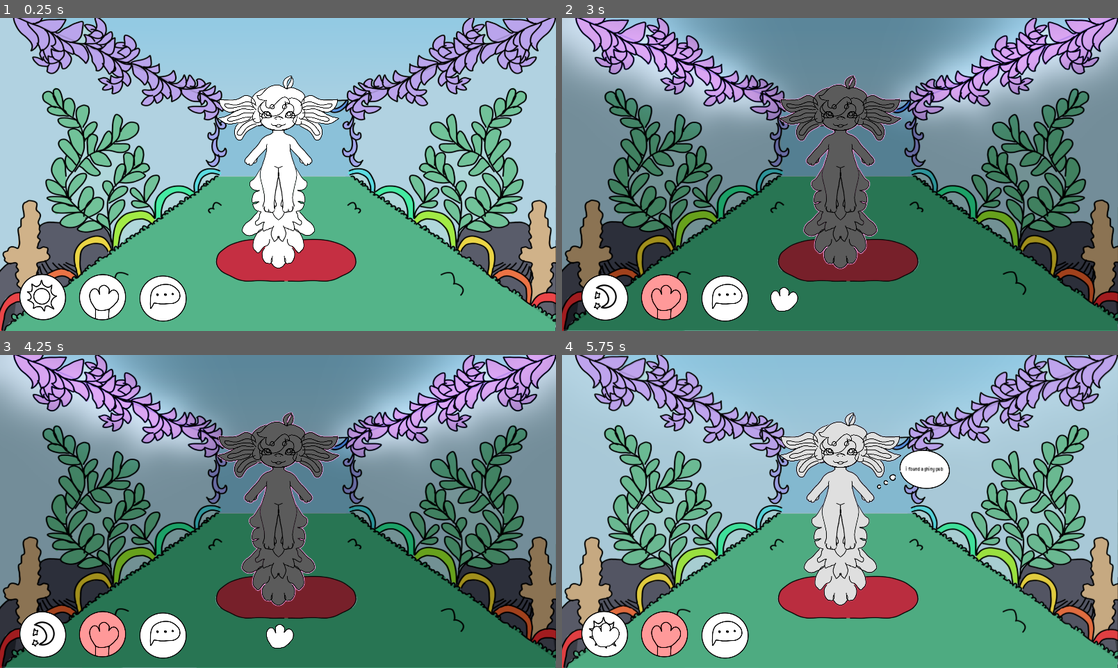
Above: before the commit, frames 1-4 (two rows, left to right).
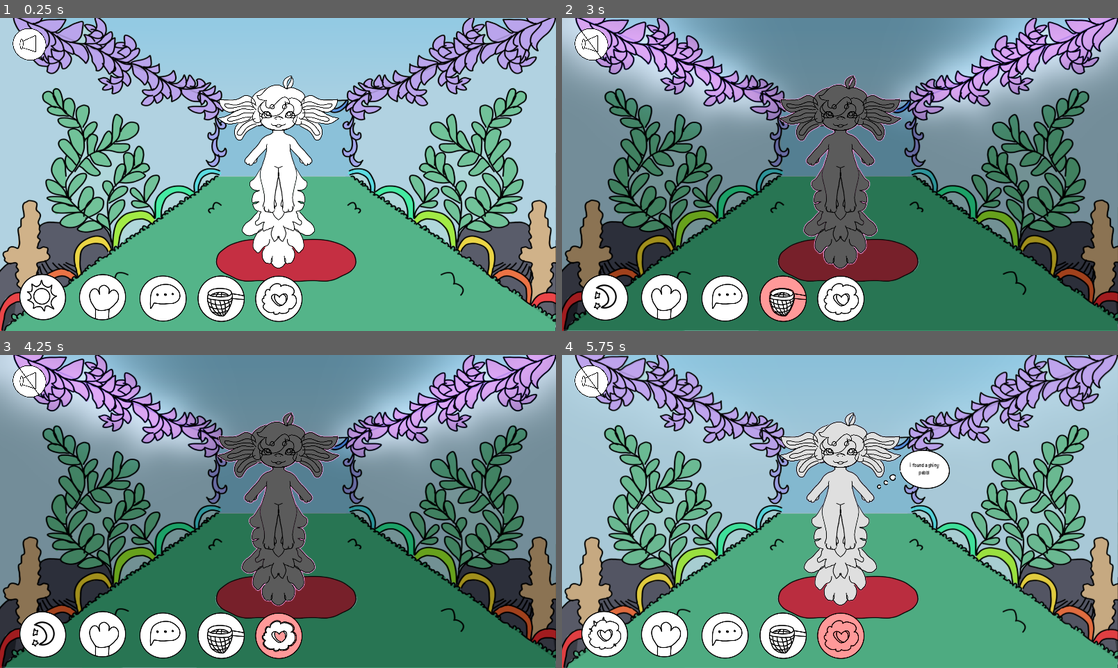
Above: after the commit, the same moments.

Repository: avsiel/clay-axolotl-pet
Game: Godot game, scene res://scenes/main.tscn
The game is run twice, just before and just after one commit, with the same random seed, the same clock (stepped at 60 frames per second) and the same inputs.
Inputs (mouse positions are in pixels of both pictures, inside the frame that each line leads up to):
- Up to frame 1 (0.25 s): no input
- Up to frame 2 (3 s): click (606, 296) at 0.5 s; click (662, 296) at 1.25 s; click (589, 46) at 2.02 s; click (784, 299) at 2.77 s
- Up to frame 3 (4.25 s): click (278, 636) at 3.52 s
- Up to frame 4 (5.75 s): click (723, 636) at 4.25 s; click (606, 633) at 5 s

The runs differ from the first frame. In frame 1, 2.5% of the frame differs, in the area x 2-55%, y 3-98%; in frame 2, 3.2%; in frame 3, 3.2%; in frame 4, 3.7%, in the area x 2-69%, y 3-98%.

Commit message:
music, mute button, sound improvement

Diff:
--- a/scenes/main.tscn
+++ b/scenes/main.tscn
@@ -6,10 +6,15 @@
 [ext_resource type="Texture2D" uid="uid://cpdj0d0v3spgn" path="res://assets/png/bg_night.png" id="3_btpgl"]
 [ext_resource type="Texture2D" uid="uid://btdpu1tmqvr0b" path="res://assets/png/day.png" id="4_5f71x"]
 [ext_resource type="Texture2D" uid="uid://kqxbc21varor" path="res://assets/png/paw.png" id="6_26mo0"]
+[ext_resource type="Texture2D" uid="uid://cbfyngjbvd8lm" path="res://assets/png/zvuk_on.png" id="6_pjpli"]
 [ext_resource type="PackedScene" uid="uid://bxew4y7r7apim" path="res://scenes/particles.tscn" id="7_127h8"]
 [ext_resource type="Texture2D" uid="uid://dl5lxnxunjjgo" path="res://assets/png/chat.png" id="7_k2q7y"]
 [ext_resource type="PackedScene" uid="uid://pkdejmfe81j0" path="res://scenes/cursors.tscn" id="8_vxqe0"]
+[ext_resource type="Texture2D" uid="uid://cjwswo4domvkp" path="res://assets/png/net.png" id="9_cseju"]
 [ext_resource type="PackedScene" uid="uid://ckypbonm7k3oq" path="res://scenes/bubble.tscn" id="9_ji6io"]
+[ext_resource type="Texture2D" uid="uid://4n8clfodgc1m" path="res://assets/png/sponge.png" id="10_2tv5i"]
+[ext_resource type="AudioStream" uid="uid://cmmvdtgculd1k" path="res://assets/ost/day.ogg" id="12_7carp"]
+[ext_resource type="AudioStream" uid="uid://bx0723upf8c1a" path="res://assets/ost/night.ogg" id="13_v1pg7"]
 
 [node name="Main" type="Node2D"]
 script = ExtResource("1_x00px")
@@ -54,6 +59,19 @@
 ignore_texture_size = true
 stretch_mode = 0
 
+[node name="ZvukBtn" type="TextureButton" parent="Ui"]
+anchors_preset = 2
+anchor_top = 1.0
+anchor_bottom = 1.0
+offset_left = 40.0
+offset_top = -1048.0
+offset_right = 162.0
+offset_bottom = -927.0
+grow_vertical = 0
+texture_normal = ExtResource("6_pjpli")
+ignore_texture_size = true
+stretch_mode = 0
+
 [node name="PawBtn" type="TextureButton" parent="Ui"]
 anchors_preset = 2
 anchor_top = 1.0
@@ -80,6 +98,32 @@
 ignore_texture_size = true
 stretch_mode = 0
 
+[node name="NetBtn" type="TextureButton" parent="Ui"]
+anchors_preset = 2
+anchor_top = 1.0
+anchor_bottom = 1.0
+offset_left = 680.0
+offset_top = -195.0
+offset_right = 846.0
+offset_bottom = -31.0
+grow_vertical = 0
+texture_normal = ExtResource("9_cseju")
+ignore_texture_size = true
+stretch_mode = 0
+
+[node name="SpongeBtn" type="TextureButton" parent="Ui"]
+anchors_preset = 2
+anchor_top = 1.0
+anchor_bottom = 1.0
+offset_left = 880.0
+offset_top = -195.0
+offset_right = 1046.0
+offset_bottom = -31.0
+grow_vertical = 0
+texture_normal = ExtResource("10_2tv5i")
+ignore_texture_size = true
+stretch_mode = 0
+
 [node name="particles" parent="." instance=ExtResource("7_127h8")]
 position = Vector2(960, 456)
 
@@ -93,3 +137,9 @@
 layer = 10
 
 [node name="cursors" parent="CursorLayer" instance=ExtResource("8_vxqe0")]
+
+[node name="MusicDay" type="AudioStreamPlayer" parent="."]
+stream = ExtResource("12_7carp")
+
+[node name="MusicNight" type="AudioStreamPlayer" parent="."]
+stream = ExtResource("13_v1pg7")
--- a/scripts/bubble.gd
+++ b/scripts/bubble.gd
@@ -10,6 +10,12 @@
 var current_text := ""
 var current_index := 0
 
+# === НАСТРОЙКИ ЗВУКА ===
+# Частоты для разных групп букв (как в Undertale)
+const VOWELS_HIGH = "аеёиоуыэюяАЕЁИОУЫЭЮЯaeiouyAEIOUY"      # Гласные — высокий тон
+const CONSONANTS_MID = "бвгджзйлмнрБВГДЖЗЙЛМНРbcdfghjklmnpqrstvwxyzBCDFGHJKLMNPQRSTVWXYZ" # Согласные — средний
+const CONSONANTS_LOW = "пфктшщхцчПФКТШЩХЦЧ"                   # Глухие — низкий тон
+const PUNCTUATION = ".,;:!?…"                                 # Пунктуация — тихо/ниже
 
 func _ready():
 	visible = false
@@ -37,7 +43,7 @@
 
 	if typing_sound:
 		typing_sound.stream = load("res://assets/ost/boop.wav")
-		typing_sound.volume_db = linear_to_db(0.25)
+		typing_sound.volume_db = linear_to_db(0.8)
 		typing_sound.max_polyphony = 16
 
 
@@ -71,17 +77,52 @@
 	current_index += 1
 
 	if c != " " and c != "\n":
-		_play_typing_sound()
+		_play_typing_sound(c)
 
 
-func _play_typing_sound():
+func _play_typing_sound(c: String):
 	if typing_sound == null or typing_sound.stream == null:
 		return
 
-	typing_sound.pitch_scale = 1.03
+	var base_pitch := 1.0
+	var volume_offset := 0.0
+	var speed_multiplier := 1.0
+
+	# === РАСШИРЕННЫЕ ГРУППЫ БУКВ ===
+	if VOWELS_HIGH.find(c) != -1:
+		# Гласные — высокий, звонкий, громче
+		base_pitch = randf_range(1.20, 1.50)      # Шире диапазон
+		volume_offset = randf_range(0.0, 2.0)       # Громче базового!
+		speed_multiplier = 0.80
+
+	elif CONSONANTS_LOW.find(c) != -1:
+		# Глухие — низкий, тихий, "глухой"
+		base_pitch = randf_range(0.60, 0.85)      # Ниже
+		volume_offset = randf_range(-6.0, -3.0)   # Тише
+		speed_multiplier = 1.20
+
+	elif CONSONANTS_MID.find(c) != -1:
+		# Звонкие согласные — средний, нормальный
+		base_pitch = randf_range(0.90, 1.15)
+		volume_offset = randf_range(-2.0, 0.0)
+		speed_multiplier = 1.0
+
+	elif PUNCTUATION.find(c) != -1:
+		# Пунктуация — короткая пауза, тихая
+		base_pitch = randf_range(0.70, 0.90)
+		volume_offset = -8.0
+		speed_multiplier = 2.0  # Длинная пауза
+	else:
+		# Цифры, спецсимволы
+		base_pitch = randf_range(1.05, 1.25)
+		volume_offset = randf_range(-1.0, 1.0)
+		speed_multiplier = 1.0
+
+	typing_sound.pitch_scale = base_pitch
+	typing_sound.volume_db = linear_to_db(0.8) + volume_offset
+	typing_timer.wait_time = 0.075 * speed_multiplier
+
 	typing_sound.play()
-
-
 func _hide_bubble():
 	if current_tween and current_tween.is_valid():
 		current_tween.kill()
--- a/scripts/main.gd
+++ b/scripts/main.gd
@@ -6,16 +6,21 @@
 @onready var day_night_btn: TextureButton = $Ui/DayNightBtn
 @onready var paw_btn: TextureButton = $Ui/PawBtn
 @onready var chat_btn: TextureButton = $Ui/ChatBtn
-@onready var cursors: Control = $CursorLayer/cursors  # ← ИСПРАВЛЕННЫЙ ПУТЬ
+@onready var cursors: Control = $CursorLayer/cursors
 @onready var particles: Node2D = $particles
 @onready var outline_poly: Polygon2D = $Axolotl/OutlinePoly
 @onready var bubble: Control = $bubble
+@onready var zvuk_btn: TextureButton = $Ui/ZvukBtn
+@onready var music_day: AudioStreamPlayer = $MusicDay
+@onready var music_night: AudioStreamPlayer = $MusicNight
+@onready var sponge_btn: TextureButton = $Ui/SpongeBtn
+@onready var net_btn: TextureButton = $Ui/NetBtn
 
 var is_night: bool = false
-var is_paw_mode: bool = false
 var transition_duration: float = 0.8
 var sprite_delay: float = 0.2
-
+var music_enabled := true
+var active_tool: String = ""
 var pet_count: int = 0
 var last_pet_speech_time: float = 0.0
 
@@ -40,6 +45,7 @@
 	"You're spoiling me!",
 	"I love being petted!"
 ]
+
 # ====== SPECIAL PHRASES (non-repeating) ======
 var available_special_indices: Array[int] = []
 var special_phrases: Array[String] = [
@@ -79,6 +85,12 @@
 		paw_btn.pressed.connect(_on_paw_pressed)
 	if chat_btn:
 		chat_btn.pressed.connect(_on_chat_pressed)
+	if zvuk_btn:
+		zvuk_btn.pressed.connect(_on_zvuk_pressed)
+	if sponge_btn:
+		sponge_btn.pressed.connect(_on_sponge_pressed)
+	if net_btn:
+		net_btn.pressed.connect(_on_net_pressed)
 
 	last_mouse_pos = get_global_mouse_position()
 
@@ -86,10 +98,17 @@
 	_refill_special_indices()
 
 	axolotl_original_scale = axolotl.scale
+	music_day.play()
+	music_night.play()
+
+	music_day.volume_db = -10.0
+	music_night.volume_db = -42.0
+
+	zvuk_btn.texture_normal = load("res://assets/png/zvuk_on.png")
 
 func _process(delta):
-	if is_paw_mode:
-		cursors.follow_mouse("paw")
+	if active_tool != "":
+		cursors.follow_mouse(active_tool)
 
 	var current_mouse = get_global_mouse_position()
 	mouse_velocity = (current_mouse - last_mouse_pos) / delta
@@ -97,7 +116,7 @@
 
 	pet_intensity = maxf(0.0, pet_intensity - intensity_decay * delta)
 
-	if is_paw_mode and Input.is_mouse_button_pressed(MOUSE_BUTTON_LEFT):
+	if active_tool == "paw" and Input.is_mouse_button_pressed(MOUSE_BUTTON_LEFT):
 		var axolotl_rect = axolotl.get_global_rect()
 		if axolotl_rect.has_point(current_mouse):
 			var speed = mouse_velocity.length()
@@ -105,20 +124,27 @@
 			pet_intensity = clampf(pet_intensity + boost, 0.0, 2.0)
 
 func _input(event):
-	if not is_paw_mode:
+	if active_tool == "":
 		return
 
 	if event is InputEventMouseButton:
 		if event.button_index == MOUSE_BUTTON_LEFT:
 			if event.pressed:
-				_check_petting()
+				if active_tool == "paw":
+					_check_petting()
+				elif active_tool == "sponge":
+					_check_sponge()
+				elif active_tool == "net":
+					_check_net()
 			else:
-				axolotl.set_sprite("normal")
-				axolotl.stop_wobble()
-				pet_intensity = 0.0
+				if active_tool == "paw":
+					axolotl.set_sprite("normal")
+					axolotl.stop_wobble()
+					pet_intensity = 0.0
 
 	if event is InputEventMouseMotion and Input.is_mouse_button_pressed(MOUSE_BUTTON_LEFT):
-		_check_petting()
+		if active_tool == "paw":
+			_check_petting()
 
 func _on_day_night_pressed():
 	is_night = not is_night
@@ -143,20 +169,18 @@
 		sprite_tween.tween_property(axolotl.get_node("SpriteNight"), "modulate:a", 0.0, transition_duration - sprite_delay)
 
 	axolotl.set_night(is_night)
+	_update_music()
 
 func _on_paw_pressed():
-	is_paw_mode = not is_paw_mode
-
-	if is_paw_mode:
-		paw_btn.self_modulate = Color(1.3, 0.6, 0.6, 1.0)
-		cursors.show_cursor("paw")
-		Input.set_mouse_mode(Input.MOUSE_MODE_HIDDEN)
-	else:
-		paw_btn.self_modulate = Color.WHITE
-		cursors.hide_all()
-		Input.set_mouse_mode(Input.MOUSE_MODE_VISIBLE)
-		axolotl.set_sprite("normal")
-		axolotl.stop_wobble()
+	if active_tool == "paw":
+		_disable_tool()
+		return
+
+	_disable_tool()
+	active_tool = "paw"
+	paw_btn.self_modulate = Color(1.3, 0.6, 0.6, 1.0)
+	cursors.show_cursor("paw")
+	Input.set_mouse_mode(Input.MOUSE_MODE_HIDDEN)
 
 func _on_chat_pressed():
 	_play_speech_animation()
@@ -228,3 +252,87 @@
 	var phrase_index = available_special_indices.pop_back()
 	var phrase = special_phrases[phrase_index]
 	bubble.show_text(phrase)
+
+func _update_music():
+	if not music_enabled:
+		return
+
+	if not music_day.playing:
+		music_day.play()
+
+	if not music_night.playing:
+		music_night.play()
+
+	var tween := create_tween()
+
+	if is_night:
+		tween.parallel().tween_property(music_day, "volume_db", -80.0, 0.8)
+		tween.parallel().tween_property(music_night, "volume_db", -12.0, 0.8)
+	else:
+		tween.parallel().tween_property(music_day, "volume_db", -12.0, 0.8)
+		tween.parallel().tween_property(music_night, "volume_db", -80.0, 0.8)
+
+func _on_zvuk_pressed():
+	music_enabled = !music_enabled
+
+	if music_enabled:
+		zvuk_btn.texture_normal = load("res://assets/png/zvuk_on.png")
+
+		if not music_day.playing:
+			music_day.play()
+
+		if not music_night.playing:
+			music_night.play()
+
+		_update_music()
+
+	else:
+		zvuk_btn.texture_normal = load("res://assets/png/zvuk_off.png")
+
+		var tween := create_tween()
+		tween.parallel().tween_property(music_day, "volume_db", -80.0, 0.5)
+		tween.parallel().tween_property(music_night, "volume_db", -80.0, 0.5)
+
+func _on_sponge_pressed():
+	if active_tool == "sponge":
+		_disable_tool()
+		return
+
+	_disable_tool()
+	active_tool = "sponge"
+	sponge_btn.self_modulate = Color(1.3, 0.6, 0.6, 1.0)
+	cursors.show_cursor("sponge")
+	Input.set_mouse_mode(Input.MOUSE_MODE_HIDDEN)
+
+func _on_net_pressed():
+	if active_tool == "net":
+		_disable_tool()
+		return
+
+	_disable_tool()
+	active_tool = "net"
+	net_btn.self_modulate = Color(1.3, 0.6, 0.6, 1.0)
+	cursors.show_cursor("net")
+	Input.set_mouse_mode(Input.MOUSE_MODE_HIDDEN)
+
+func _disable_tool():
+	var prev_tool = active_tool
+	active_tool = ""
+
+	cursors.hide_all()
+	Input.set_mouse_mode(Input.MOUSE_MODE_VISIBLE)
+
+	paw_btn.self_modulate = Color.WHITE
+	sponge_btn.self_modulate = Color.WHITE
+	net_btn.self_modulate = Color.WHITE
+
+	if prev_tool == "paw":
+		axolotl.set_sprite("normal")
+		axolotl.stop_wobble()
+		pet_intensity = 0.0
+
+func _check_sponge():
+	print("Sponge used at ", get_global_mouse_position())
+
+func _check_net():
+	print("Net used at ", get_global_mouse_position())
Not shown, changed: assets/ost/boop.wav.import
Not shown, removed: assets/ost/day.mp3.import
Not shown, added: assets/ost/day.ogg.import
Not shown, removed: assets/ost/night.mp3.import
Not shown, added: assets/ost/night.ogg.import
Not shown: 1 places in scenes/main.tscn that only renumber resources
Not shown, changed: assets/ost/boop.wav
Not shown, removed: assets/ost/day.mp3
Not shown, added: assets/ost/day.ogg
Not shown, removed: assets/ost/night.mp3
Not shown, added: assets/ost/night.ogg
